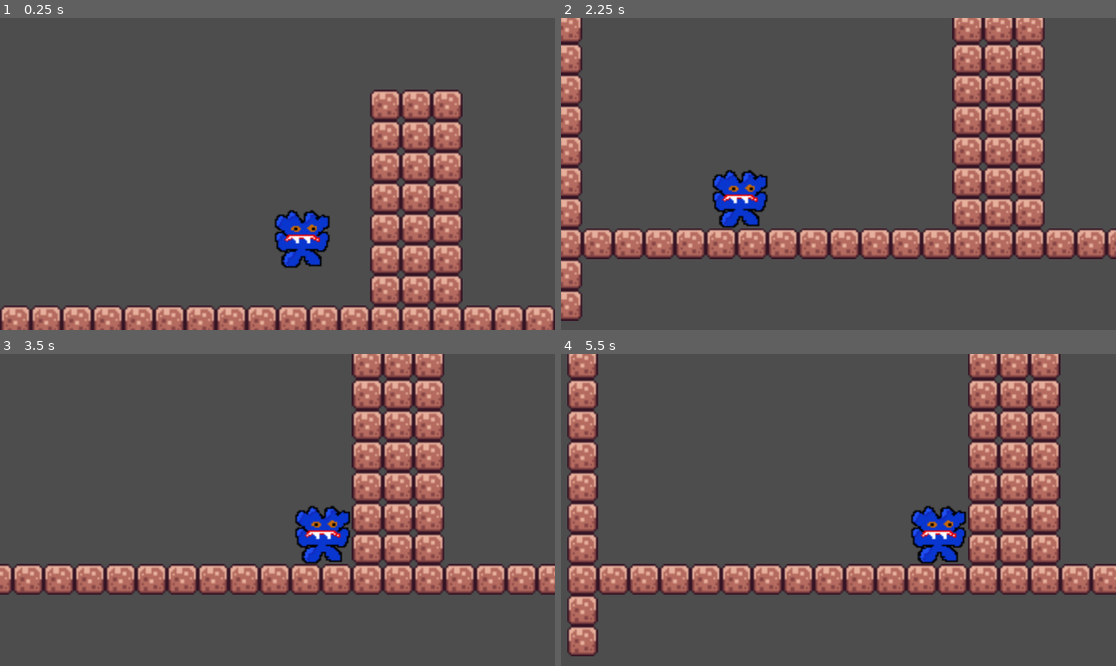
Above: before the commit, frames 1-4 (two rows, left to right).
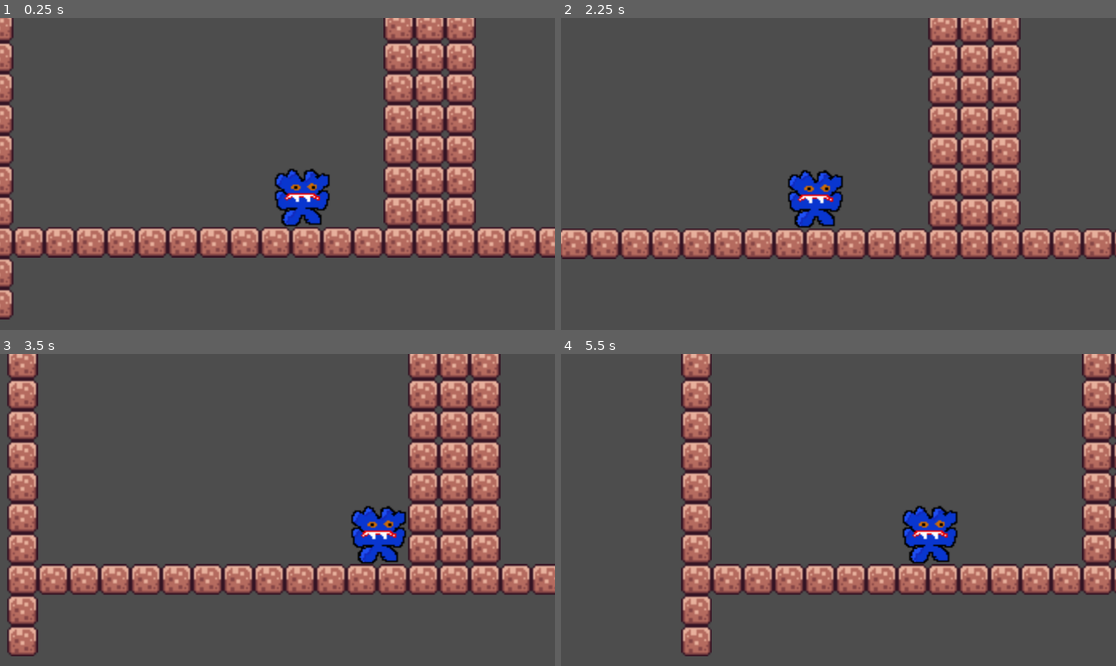
Above: after the commit, the same moments.

Repository: farhananan/Abyssal-Descent
Game: Godot game, scene res://scences/mvp.tscn
Same seed, same stepped clock (60 frames per second), same inputs: the game is played once before the commit and once after it.
Inputs:
- Up to frame 1 (0.25 s): no input
- Up to frame 2 (2.25 s): tap Enter (ui_accept) at 0.5, 0.77, 1.52 s; hold Right (ui_right) 0.53-2.03 s; tap C (dash) at 0.6, 1.35, 2.1 s; hold Left (ui_left) from 2.03 s (still down)
- Up to frame 3 (3.5 s): release Left (ui_left) at 2.78 s; hold Right (ui_right) from 2.78 s (still down); tap C (dash) at 2.85 s; tap Enter (ui_accept) at 3.02 s
- Up to frame 4 (5.5 s): tap C (dash) at 3.6, 4.35, 5.1 s; tap Enter (ui_accept) at 3.77, 4.52 s; release Right (ui_right) at 4.28 s; hold Left (ui_left) 4.28-5.03 s; hold Right (ui_right) from 5.03 s (still down)

The runs differ from the first frame. In frame 1, 34% of the frame differs, in the area x 0-100%, y 0-100%; in frame 2, 22%; in frame 3, 28%; in frame 4, 32%.

Commit message:
enemy (still buggy needs to disappear)

Diff:
--- /dev/null
+++ b/Assests/characters/enemy.tscn
@@ -0,0 +1,26 @@
+[gd_scene format=3 uid="uid://jb5w3ug601h1"]
+
+[ext_resource type="Script" uid="uid://djqdj1482o05p" path="res://character_body_2d.gd" id="1_rr3mk"]
+
+[sub_resource type="PlaceholderTexture2D" id="PlaceholderTexture2D_4naff"]
+size = Vector2(20, 20)
+
+[sub_resource type="RectangleShape2D" id="RectangleShape2D_8wg3w"]
+
+[sub_resource type="RectangleShape2D" id="RectangleShape2D_g7g1y"]
+size = Vector2(20, 1)
+
+[node name="Enemy" type="CharacterBody2D" unique_id=1449670340]
+script = ExtResource("1_rr3mk")
+
+[node name="Sprite2D" type="Sprite2D" parent="." unique_id=1501876315]
+texture = SubResource("PlaceholderTexture2D_4naff")
+
+[node name="CollisionShape2D" type="CollisionShape2D" parent="." unique_id=1232591525]
+shape = SubResource("RectangleShape2D_8wg3w")
+
+[node name="StompArea" type="Area2D" parent="." unique_id=1098276037]
+
+[node name="CollisionShape2D" type="CollisionShape2D" parent="StompArea" unique_id=1995787545]
+position = Vector2(0, -9.5)
+shape = SubResource("RectangleShape2D_g7g1y")
--- /dev/null
+++ b/character_body_2d.gd
@@ -0,0 +1,25 @@
+extends CharacterBody2D
+
+const SPEED = 60.0
+
+var gravity = ProjectSettings.get_setting("physics/2d/default_gravity")
+var direction = 1.0
+
+func _ready():
+	$StompArea.body_entered.connect(_on_stomp_area_body_entered)
+
+func _physics_process(delta):
+	if not is_on_floor():
+		velocity.y += gravity * delta
+
+	velocity.x = direction * SPEED
+	move_and_slide()
+
+	# Turn around when hitting a wall
+	if is_on_wall():
+		direction *= -1
+
+func _on_stomp_area_body_entered(body):
+	# Player is above the enemy's center, so it landed on top
+	if body.is_in_group("player") and body.global_position.y < global_position.y:
+		queue_free()
--- a/scences/mvp.tscn
+++ b/scences/mvp.tscn
@@ -2,6 +2,7 @@
 
 [ext_resource type="PackedScene" uid="uid://g7k0dw4hf3pb" path="res://test/test_player.tscn" id="1_00m41"]
 [ext_resource type="Texture2D" uid="uid://hlclfoosa5ks" path="res://Assests/sprites/world_tileset.png" id="2_1h1fh"]
+[ext_resource type="PackedScene" uid="uid://jb5w3ug601h1" path="res://Assests/characters/enemy.tscn" id="3_wqipu"]
 
 [sub_resource type="TileSetAtlasSource" id="TileSetAtlasSource_wqipu"]
 texture = ExtResource("2_1h1fh")
@@ -179,7 +180,11 @@
 [node name="MVP" type="Node2D" unique_id=941202265]
 
 [node name="Test_Player" parent="." unique_id=1970166066 instance=ExtResource("1_00m41")]
+position = Vector2(-7, 54.000008)
 
 [node name="TileMapLayer" type="TileMapLayer" parent="." unique_id=639600808]
 tile_map_data = PackedByteArray("AAD2//v/AAAEAAEAAAD2//z/AAAEAAEAAAD2//3/AAAEAAEAAAD2//7/AAAEAAEAAAD2////AAAEAAEAAAD2/w …(2096 unchanged characters)…
 tile_set = SubResource("TileSet_4naff")
+
+[node name="Enemy" parent="." unique_id=1449670340 instance=ExtResource("3_wqipu")]
+position = Vector2(273, 69)
--- a/test/test_player.gd
+++ b/test/test_player.gd
@@ -2,12 +2,12 @@
 
 signal smash_landed(position)
 
-const SPEED = 200.0
+const SPEED = 300.0
 const JUMP_VELOCITY = -450.0
 const MAX_JUMPS = 2
 const SMASH_SPEED = 900.0
 
-const DASH_SPEED = 700.0
+const DASH_SPEED = 200.0
 const DASH_DURATION = 0.3
 const DASH_COOLDOWN = 0.4
 
@@ -21,6 +21,9 @@
 var dash_vector = Vector2.RIGHT
 var facing = 1.0
 var can_air_dash = true
+
+func _ready():
+	add_to_group("player")
 
 func _physics_process(delta):
 	if dash_cooldown_timer > 0:
@@ -52,8 +55,8 @@
 
 			var h = Input.get_axis("ui_left", "ui_right")
 			if Input.is_action_pressed("ui_up") and h != 0:
-				# 45 degree diagonal: up + left/right
-				dash_vector = Vector2(h, -1).normalized()
+				# Steeper diagonal: more up than sideways
+				dash_vector = Vector2(h * 0.5, -1).normalized()
 			else:
 				dash_vector = Vector2(facing, 0)
 
@@ -68,6 +71,7 @@
 		velocity.x = 0
 		velocity.y = SMASH_SPEED
 
+	# While smashing, ignore jump and horizontal input
 	if is_smashing:
 		move_and_slide()
 		return
@@ -88,3 +92,4 @@
 func _on_smash_land():
 	is_smashing = false
 	smash_landed.emit(global_position)
+	# Add your impact effects here: screen shake, particles, sound, etc.
Not shown, added: character_body_2d.gd.uid
